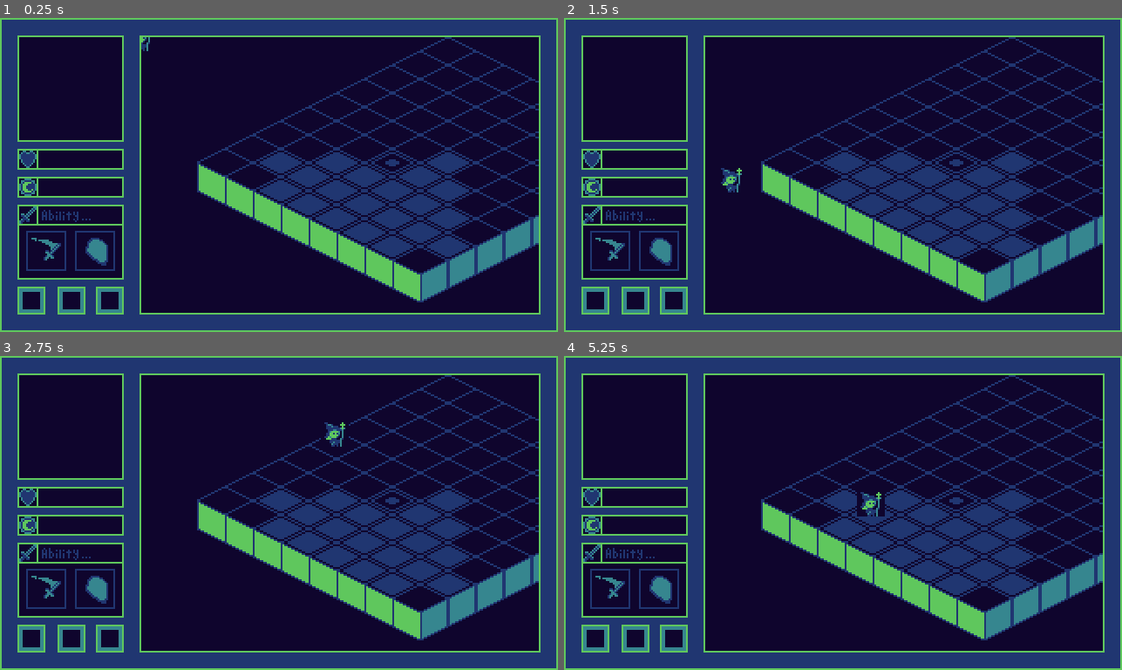
Above: before the commit, frames 1-4 (two rows, left to right).
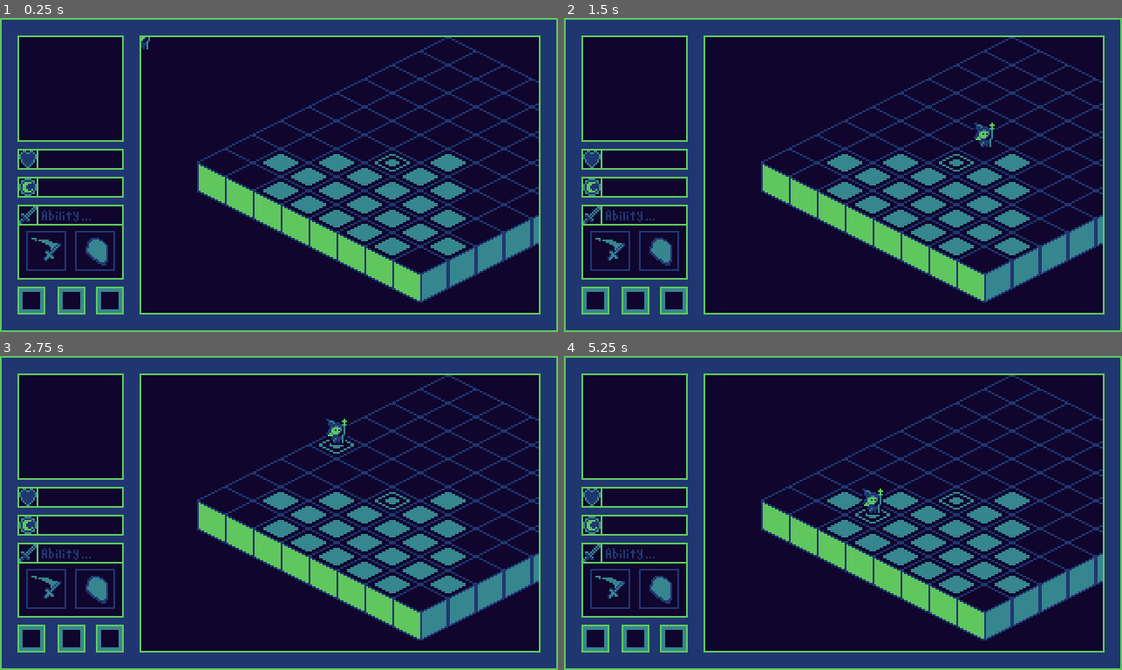
Above: after the commit, the same moments.

Repository: NoahLPoteat/CapstoneProject
Game: Godot game, scene res://src/gameplay/prototypes/game_prototype.tscn
Two runs of this game, one before a commit and one after it. Both use one fixed random seed, a clock stepped at 60 frames per second and the inputs below. The engine's default icon, where the game draws it, is replaced by a stand-in: a white triangle on a blue panel in a dark square.
Inputs (mouse positions are in pixels of both pictures, inside the frame that each line leads up to):
- Up to frame 1 (0.25 s): no input
- Up to frame 2 (1.5 s): tap Enter at 0.5 s; move the mouse to (965, 159) at 0.52 s; click (965, 159) at 0.67 s; tap Space at 1.25 s; move the mouse to (731, 190) at 1.27 s; click (731, 190) at 1.42 s
- Up to frame 3 (2.75 s): tap Enter at 2 s; move the mouse to (334, 443) at 2.02 s; click (334, 443) at 2.17 s
- Up to frame 4 (5.25 s): tap Space at 2.75, 4.25 s; move the mouse to (815, 575) at 2.77 s; click (815, 575) at 2.92 s; tap Enter at 3.5 s; move the mouse to (1010, 560) at 3.52 s; click (1010, 560) at 3.67 s; move the mouse to (675, 465) at 4.27 s; click (675, 465) at 4.42 s; move the mouse to (870, 513) at 5.02 s; click (870, 513) at 5.17 s

The runs differ from the first frame. In frame 1, 6.1% of the frame differs, in the area x 25-85%, y 6-77%; in frame 2, 6.4%, in the area x 28-85%, y 33-77%; in frame 3, 6.3%; in frame 4, 6.1%.

Commit message:
Art Drop + Tile Hover

Diff:
--- a/Project/assets/art/world/tilesets/custom_tile_set.tres
+++ b/Project/assets/art/world/tilesets/custom_tile_set.tres
@@ -23,6 +23,12 @@
 2:0/0/texture_origin = Vector2i(0, -8)
 3:0/0 = 0
 3:0/0/texture_origin = Vector2i(0, -8)
+2:1/0 = 0
+3:1/0 = 0
+2:2/0 = 0
+3:2/0 = 0
+3:3/0 = 0
+2:3/0 = 0
 
 [resource]
 tile_shape = 1
--- a/Project/src/gameplay/prototypes/battle_map_controller.gd
+++ b/Project/src/gameplay/prototypes/battle_map_controller.gd
@@ -14,8 +14,8 @@
 var unit_pos_from_unit = {}
 
 ##unfortunate requirement due to issues with the viewport
-var offset_x: int = 81
-var offset_y: int = 15
+var offset_x: float = 81.0
+var offset_y: float = 15.0
 var offset_vec: Vector2 = Vector2(offset_x, offset_y)
 
 
@@ -38,22 +38,70 @@
 
 	var to_pos_iso = iso_from_global(to_pos_global)
 
-	unit_pos_from_pos[to_pos_iso] = unit
-	unit_pos_from_unit[unit] = to_pos_iso
+	if battle_map.main_tile.get_cell_source_id(to_pos_iso) == 0:
 
-	var to_pos_local = battle_map.main_tile.map_to_local(to_pos_iso)
+		unit_pos_from_pos[to_pos_iso] = unit
+		unit_pos_from_unit[unit] = to_pos_iso
 
-	#print(to_pos_local, to_pos_global, to_pos_iso)
+		var to_pos_local = battle_map.main_tile.map_to_local(to_pos_iso)
 
-	unit.position = to_pos_local - Vector2(offset_x, offset_y)
+		#print(to_pos_local, to_pos_global, to_pos_iso)
+
+		unit.position = to_pos_local -  - Vector2(0, -8)
+
+
+enum atlas_enum {
+	DEF,
+	WALKABLE,
+	HOVERED
+}
+var map_atlas: Dictionary = {
+	atlas_enum.DEF : Vector2i(0, 0),
+	atlas_enum.WALKABLE : Vector2i(2, 0),
+	atlas_enum.HOVERED : Vector2i(3, 0)
+}
 
 var current_hovered: Vector2i = Vector2i(-10000,-10000)
+var current_tile_old_atl: Vector2i = Vector2i(-1,-1)
 func hovering_tile(pos_global: Vector2):
-	var pos_iso = iso_from_global(pos_global - offset_vec)
+	var pos_iso = iso_from_global(pos_global)
 
+
+	var map = battle_map.main_tile
 	var new_cell_id = battle_map.main_tile.get_cell_source_id(pos_iso)
 
+	print(pos_iso, current_hovered)
 
+	## == 1 means the tile is in our set
+	## Our maps currently only use 1 tile,
+	## so this may have to change in the future
+	if new_cell_id == 0:
+		##replace current hovered with the default tile
+		## keep track of tiles old atlas texture
+
+		##If we are still on the same tile
+		if current_hovered == pos_iso:
+			map.set_cell(current_hovered, 0, map_atlas[atlas_enum.HOVERED])
+		else: ##We are hovered on a new tile
+			## Swap current_tile pos back to DEF
+			## change current tile to new tile
+			## swap new tile to hovered
+
+			if current_tile_old_atl:
+				map.set_cell(current_hovered, 0, current_tile_old_atl)
+			else:
+				map.set_cell(current_hovered, 0, map_atlas[atlas_enum.DEF])
+
+
+			current_hovered = pos_iso
+			current_tile_old_atl = map.get_cell_atlas_coords(current_hovered)
+
+			map.set_cell(current_hovered, 0, map_atlas[atlas_enum.HOVERED])
+	else:
+		if current_tile_old_atl:
+			map.set_cell(current_hovered, 0, current_tile_old_atl)
+		else:
+			map.set_cell(current_hovered, 0, map_atlas[atlas_enum.DEF])
 
 ##generates the navigation system, and extracts the units from the map
 func load_map(map: BattleMapNode):
@@ -103,4 +151,5 @@
 
 func iso_from_global(pos: Vector2):
 	var local_pos = battle_map.main_tile.to_local(pos)
+	local_pos -= offset_vec
 	return battle_map.main_tile.local_to_map(local_pos)
Binary file changed: Project/assets/art/characters/CharacterDesignAtl.png
Binary file changed: Project/assets/art/world/tilesets/TileSet16x.png
Not shown, changed: CapstoneObsidian/Untitled Kanban.md
